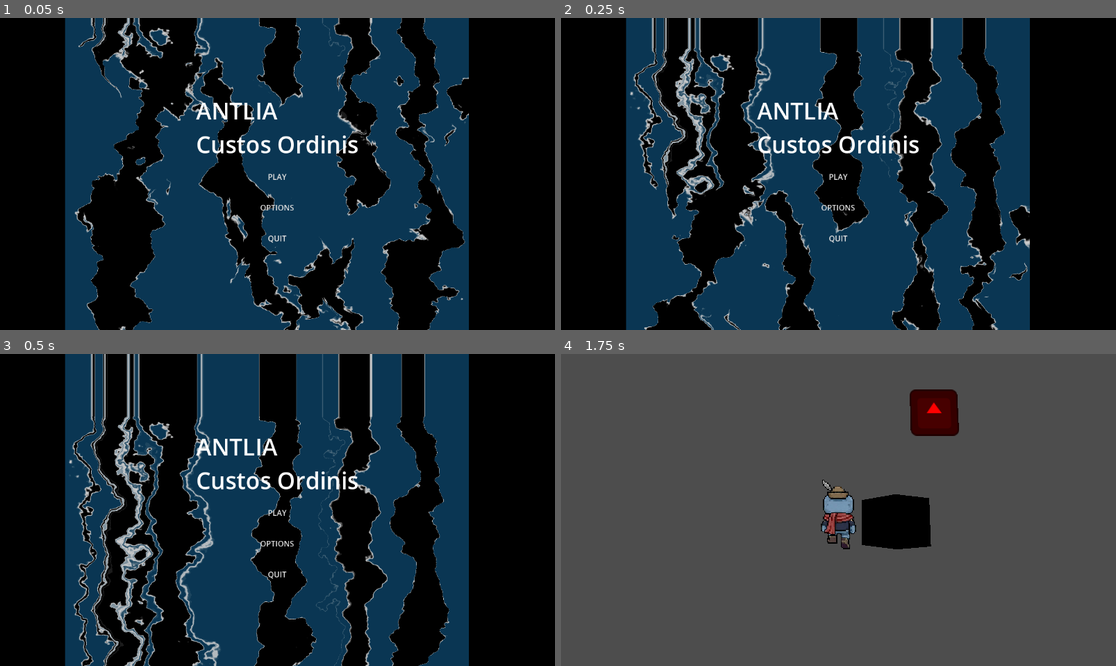
Above: before the commit, frames 1-4 (two rows, left to right).
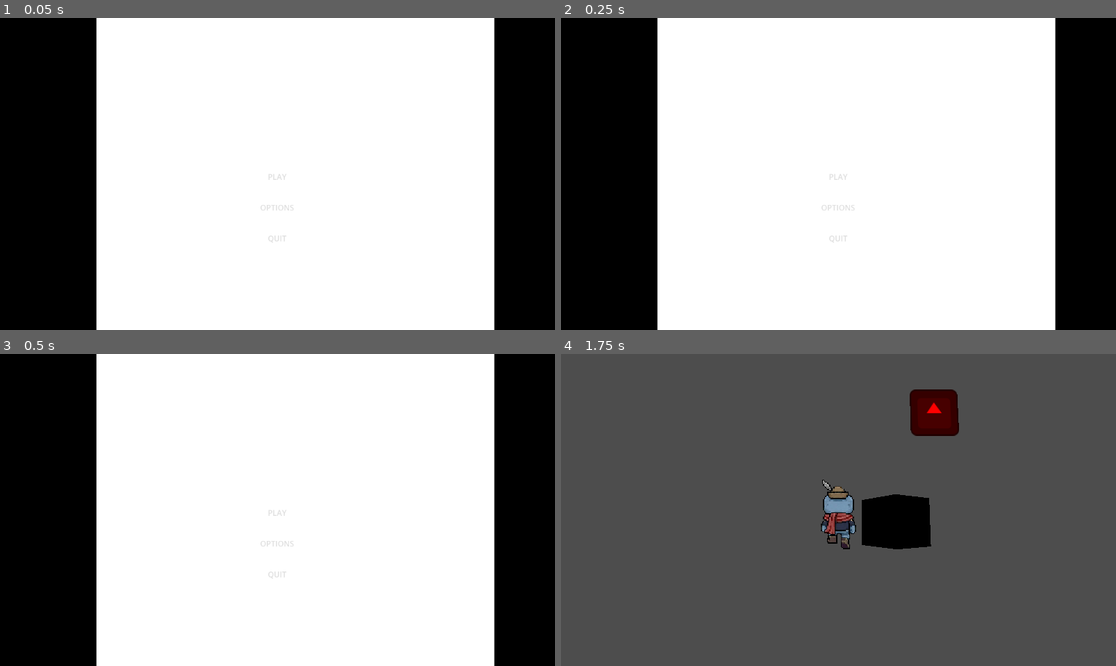
Above: after the commit, the same moments.

Repository: DBorgKiwami/group-project
Game: Godot game, scene res://scenes/menu/mainmenu.tscn
Two runs of this game, one before a commit and one after it. Both use one fixed random seed, a clock stepped at 60 frames per second and the inputs below. The engine's default icon, where the game draws it, is replaced by a stand-in: a white triangle on a blue panel in a dark square.
Inputs (mouse positions are in pixels of both pictures, inside the frame that each line leads up to):
- Up to frame 1 (0.05 s): no input
- Up to frame 2 (0.25 s): no input
- Up to frame 3 (0.5 s): no input
- Up to frame 4 (1.75 s): click "PLAY" at 0.5 s; tap Enter (ui_accept) at 1.25, 1.52 s; move the mouse to (866, 510) at 1.27 s; hold Up (ui_up) from 1.28 s (still down); hold Shift (attack) from 1.28 s (still down)

The runs differ from the first frame. In frame 1, 76% of the frame differs, in the area x 11-90%, y 0-100%; in frame 2, 77%; in frame 3, 76%; in frame 4, nothing differs.

Commit message:
Refactor waterfall to use 3D mesh-based rendering
Replace 2D sprite-based waterfall with 3D mesh rendering. Changes include:
- Switch from canvas_item to spatial shader
- Replace dynamically generated noise with external texture files
- Update shader parameters for improved visual quality
- Remove waterfall script dependency
- Simplify material setup with predefined textures

Diff:
--- a/scenes/menu/mainmenu.tscn
+++ b/scenes/menu/mainmenu.tscn
@@ -3,34 +3,23 @@
 [ext_resource type="Script" uid="uid://bn4yqwk08hx4l" path="res://scripts/menu/mainmenu.tscn.gd" id="1_h1rx6"]
 [ext_resource type="PackedScene" uid="uid://dx15ixrrkailj" path="res://scenes/levels/3d/testlevel.tscn" id="2_vvhkv"]
 [ext_resource type="Shader" uid="uid://btg64e5y8qej6" path="res://shaders/waterfall.gdshader" id="3_mx1li"]
-[ext_resource type="Texture2D" uid="uid://b8iajbei6vlhs" path="res://icon.svg" id="4_fyydt"]
-[ext_resource type="Script" uid="uid://cx2nkp1dhktpo" path="res://scripts/menu/waterfall.gd" id="5_2ni00"]
+[ext_resource type="Texture2D" uid="uid://chsb2hst2uy1a" path="res://shaders/displacement.png.png" id="4_2ni00"]
+[ext_resource type="Texture2D" uid="uid://len85ecnr2bw" path="res://shaders/cloud_noise.png.png" id="5_dtaik"]
 
-[sub_resource type="FastNoiseLite" id="FastNoiseLite_dtaik"]
+[sub_resource type="ShaderMaterial" id="ShaderMaterial_mx1li"]
+render_priority = 0
+shader = ExtResource("3_mx1li")
+shader_parameter/noise_tex = ExtResource("5_dtaik")
+shader_parameter/displ_tex = ExtResource("4_2ni00")
+shader_parameter/top_light_color = Color(0.44856262, 0.9140623, 0.93359375, 1)
+shader_parameter/top_dark_color = Color(0.08514404, 0.13329506, 0.17578125, 1)
+shader_parameter/bot_light_color = Color(0.7434082, 0.91475487, 0.9375, 1)
+shader_parameter/bot_dark_color = Color(0.13330078, 0.16548538, 0.203125, 1)
+shader_parameter/displ_amount = 0.02
+shader_parameter/bottom_foam_threshold = 0.48
+shader_parameter/speed = 2.0
 
-[sub_resource type="NoiseTexture2D" id="NoiseTexture2D_dtaik"]
-noise = SubResource("FastNoiseLite_dtaik")
-seamless = true
-
-[sub_resource type="FastNoiseLite" id="FastNoiseLite_2ni00"]
-
-[sub_resource type="NoiseTexture2D" id="NoiseTexture2D_k2bp4"]
-noise = SubResource("FastNoiseLite_2ni00")
-
-[sub_resource type="ShaderMaterial" id="ShaderMaterial_2ni00"]
-shader = ExtResource("3_mx1li")
-shader_parameter/refraction_map = SubResource("NoiseTexture2D_dtaik")
-shader_parameter/water_mask = SubResource("NoiseTexture2D_k2bp4")
-shader_parameter/gap_stretch = Vector2(1, 0.3)
-shader_parameter/refraction_stretch = Vector2(1, 1)
-shader_parameter/refraction_strength = 0.1200000057
-shader_parameter/water_tint = Color(0.06483101, 0.35638788, 0.54090416, 0.6)
-shader_parameter/water_highlight = Color(1, 1, 1, 0.8)
-shader_parameter/speed = 4.00000019
-shader_parameter/flow_gaps = 0.400000019
-shader_parameter/highlight_width = 0.02000000095
-shader_parameter/scale = Vector2(1, 1)
-shader_parameter/zoom = 0.6830134
+[sub_resource type="CylinderMesh" id="CylinderMesh_fyydt"]
 
 [sub_resource type="StyleBoxEmpty" id="StyleBoxEmpty_vvhkv"]
 
@@ -90,12 +79,11 @@
 grow_horizontal = 2
 grow_vertical = 2
 
-[node name="Waterfall" type="Sprite2D" parent="CenterContainer" unique_id=307493136]
-material = SubResource("ShaderMaterial_2ni00")
-position = Vector2(553.99994, 330)
-scale = Vector2(6.5397954, 5.2412105)
-texture = ExtResource("4_fyydt")
-script = ExtResource("5_2ni00")
+[node name="MeshInstance2D" type="MeshInstance2D" parent="CenterContainer" unique_id=1711126035]
+material = SubResource("ShaderMaterial_mx1li")
+position = Vector2(612.87494, 326.75003)
+scale = Vector2(826.24994, 391.25)
+mesh = SubResource("CylinderMesh_fyydt")
 
 [node name="VBoxContainer" type="VBoxContainer" parent="CenterContainer" unique_id=1786008535]
 layout_mode = 2
@@ -135,5 +123,3 @@
 theme_override_styles/disabled = SubResource("StyleBoxEmpty_7at1d")
 theme_override_styles/focus = SubResource("StyleBoxEmpty_1pgn8")
 text = "QUIT"
-
-[connection signal="item_rect_changed" from="CenterContainer/Waterfall" to="CenterContainer/Waterfall" method="_on_waterfall_item_rect_changed"]
--- a/shaders/waterfall.gdshader
+++ b/shaders/waterfall.gdshader
@@ -1,36 +1,32 @@
-shader_type canvas_item;
+shader_type spatial;
+render_mode unshaded;
 
-uniform sampler2D refraction_map;
-uniform sampler2D water_mask;
-uniform vec2 gap_stretch = vec2(1.0, 1.0);
-uniform vec2 refraction_stretch = vec2(1.0, 1.0);
-uniform float refraction_strength : hint_range(0.0, 1.0) = 0.05;
-uniform vec4 water_tint : source_color = vec4(0.2, 0.4, 0.8, 0.6);
-uniform vec4 water_highlight : source_color = vec4(1.0, 1.0, 1.0, 0.8);
-uniform float speed : hint_range(0.0, 10.0) = 2.0;
-uniform float flow_gaps : hint_range(0.0, 1.0) = 0.4;
-uniform float highlight_width : hint_range(0.0, 0.2) = 0.03;
+uniform sampler2D noise_tex;
+uniform sampler2D displ_tex;
 
-uniform vec2 scale = vec2(1.0, 1.0);
-uniform float zoom = 1.0;
+uniform vec4 top_light_color : source_color = vec4(0.6, 0.85, 1.0, 1.0);
+uniform vec4 top_dark_color : source_color = vec4(0.1, 0.4, 0.7, 1.0);
+uniform vec4 bot_light_color : source_color = vec4(0.8, 0.95, 1.0, 1.0);
+uniform vec4 bot_dark_color : source_color = vec4(0.2, 0.5, 0.8, 1.0);
 
-void fragment() {
-	vec2 uv = UV;
+uniform float displ_amount : hint_range(0.0, 0.2) = 0.02;
+uniform float bottom_foam_threshold : hint_range(0.0, 1.0) = 0.48;
+uniform float speed : hint_range(0.0, 5.0) = 0.25;
 
-	// Refraction: sample noise, offset UV slightly
-	vec2 refr_uv = uv * refraction_stretch * scale * zoom + vec2(0.0, -TIME * speed * 0.1);
-	vec2 refr = texture(refraction_map, refr_uv).rg - 0.5;
-	vec2 distorted_uv = uv + refr * refraction_strength;
+void fragment()
+{
+	vec2 displ = texture(displ_tex, UV - TIME * speed / 8.0).xy;
+	displ = ((displ * 2.0) - 1.0) * displ_amount;
 
-	// Water mask: creates the flowing "gap" streaks
-	vec2 mask_uv = distorted_uv * gap_stretch * scale * zoom + vec2(0.0, -TIME * speed * 0.15);
-	float mask = texture(water_mask, mask_uv).r;
+	float noise = texture(noise_tex, vec2(UV.x, UV.y / 3.0 - TIME * speed / 4.0) + displ).x;
+	noise = floor(noise * 4.0) / 4.0;
 
-	float gap = smoothstep(flow_gaps, flow_gaps + highlight_width, mask);
-	float highlight = smoothstep(flow_gaps - highlight_width, flow_gaps, mask) - gap;
+	vec4 col = mix(
+		mix(top_dark_color, bot_dark_color, UV.y),
+		mix(top_light_color, bot_light_color, UV.y),
+		noise
+	);
+	col = mix(vec4(1.0, 1.0, 1.0, 1.0), col, step(UV.y + displ.y, bottom_foam_threshold));
 
-	vec4 col = water_tint * gap;
-	col += water_highlight * highlight;
-
-	COLOR = col;
+	ALBEDO = col.rgb;
 }
Binary file added: shaders/cloud_noise.png.png
Not shown, added: shaders/cloud_noise.png.png.import
Binary file added: shaders/displacement.png.png
Not shown, added: shaders/displacement.png.png.import
